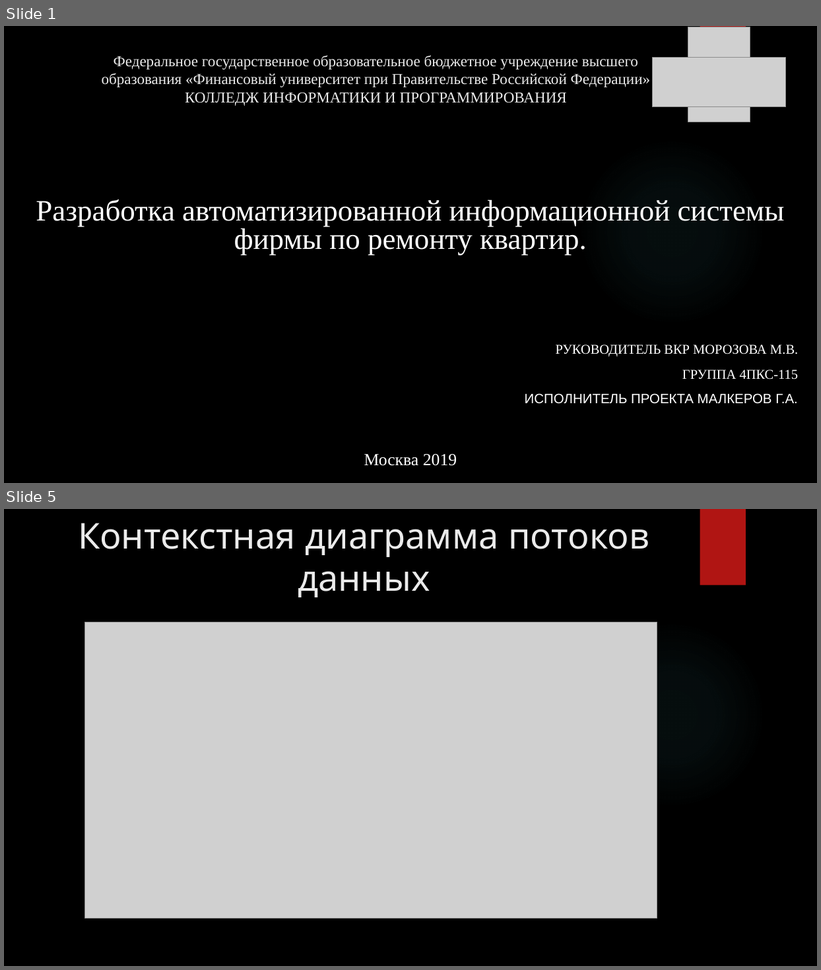
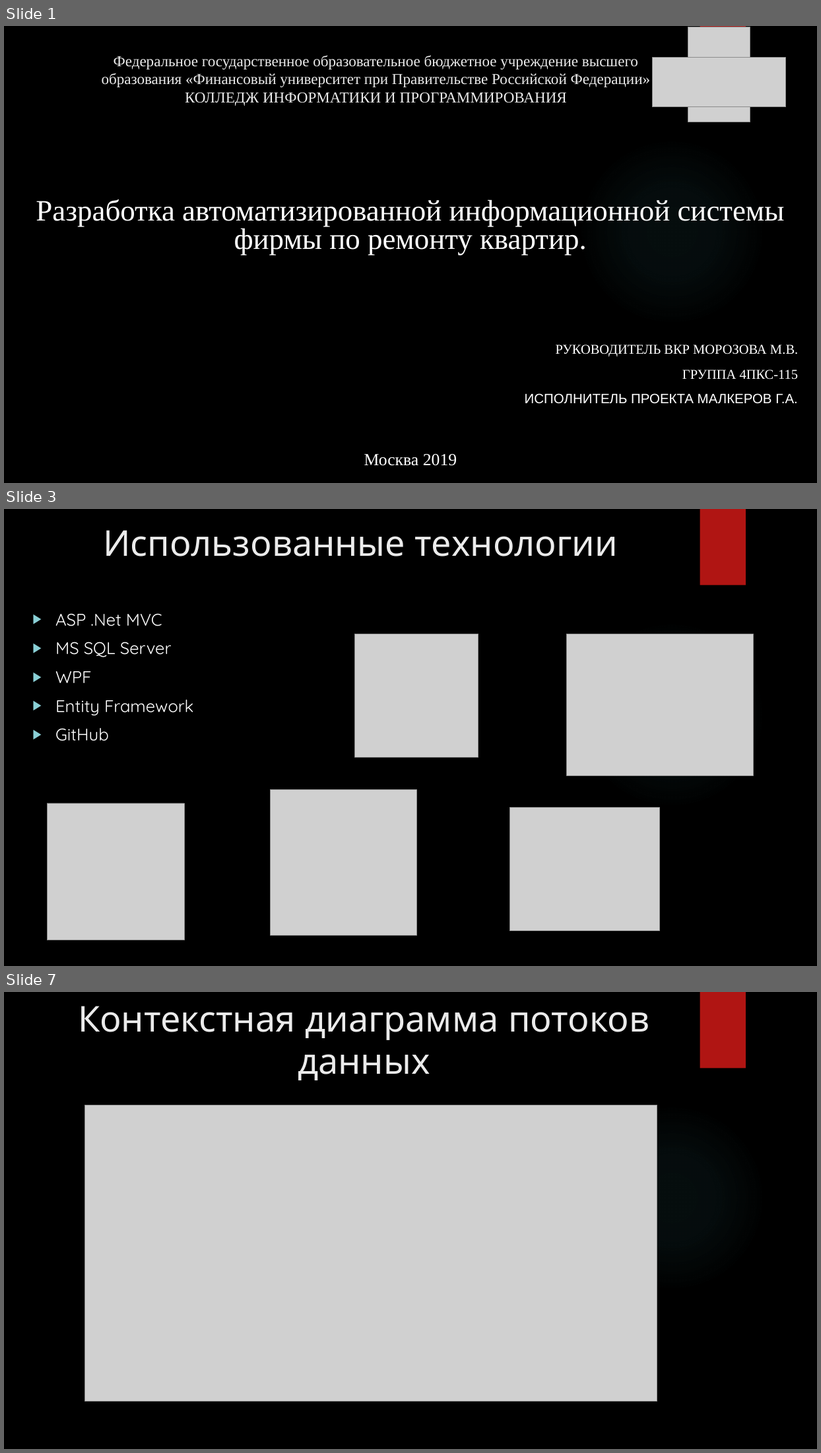
Before and after one commit to GENDOSMAL/Diplom, a slide deck: Documentation/Презентация к защите.pptx. Shown one above the other, each under a label of ours: slides 1 and 5 before the commit, slides 1, 3 and 7 after it; the slides between them are not shown. The pictures are 821x970 and 821x1453 pixels, drawn with LibreOffice and Linux fonts; fonts in the diff are those of the drawing; grey boxes stand for pictures; background and template pictures are left out. Boxes give left, top, right and bottom in pixels: in the first picture for what was removed or moved away, otherwise in the second. Text is boxed around its words. In the diff, an @@ line names an element or a change of style, - is before the commit and + after.

```diff
--- a/Documentation/Презентация к защите.pptx
+++ b/Documentation/Презентация к защите.pptx
@@ slide 3 added at (4,509,817,966), background picture (left out); not listed: 2 template elements that a slide beside it also shows @@
@@ title added at (103,530,618,557), 42 pt, text #EBEBEB @@
+Использованные технологии
@@ text added at (55,613,193,741), 20 pt, text #FFFFFF @@
+▶ ASP .Net MVC
+▶ MS SQL Server
+▶ WPF
+▶ Entity Framework
+▶ GitHub
@@ picture added at (354,634,479,758) @@
@@ picture added at (567,634,754,776) @@
@@ picture added at (48,803,185,941) @@
@@ picture added at (271,789,416,935) @@
@@ picture added at (510,808,660,931) @@
@@ what was slide 5 is now slide 7 @@
```
Also in this commit, not shown: 9 slides changed, 4 other slides added, 2 slides removed, 19 other files.
